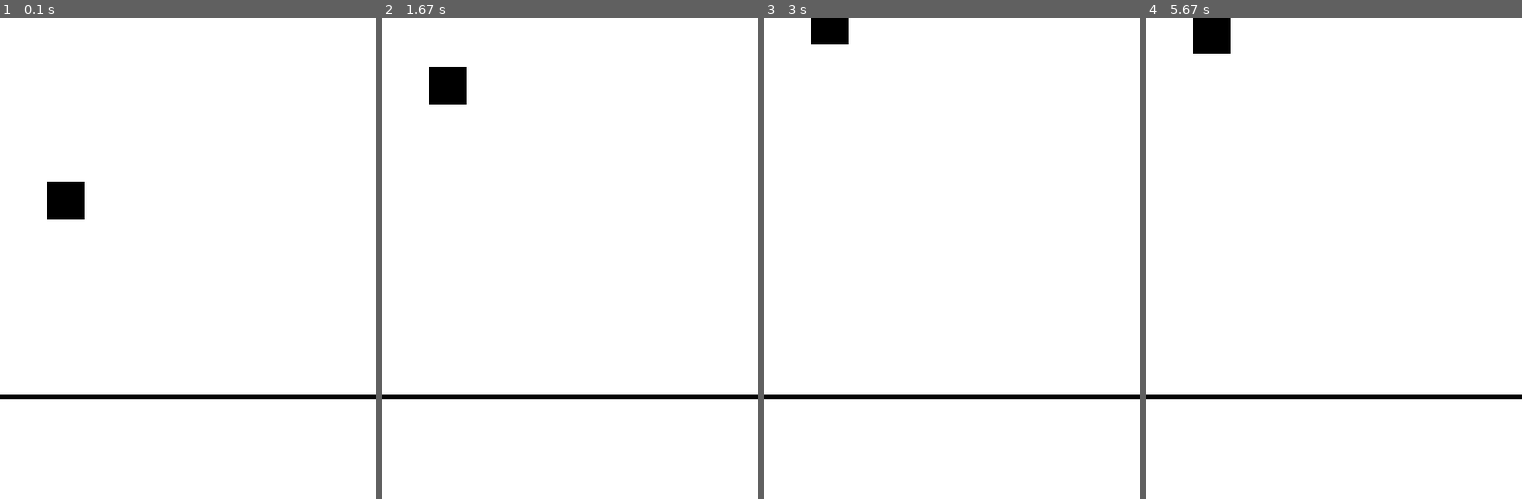
Above: before the commit, frames 1-4 (left to right).
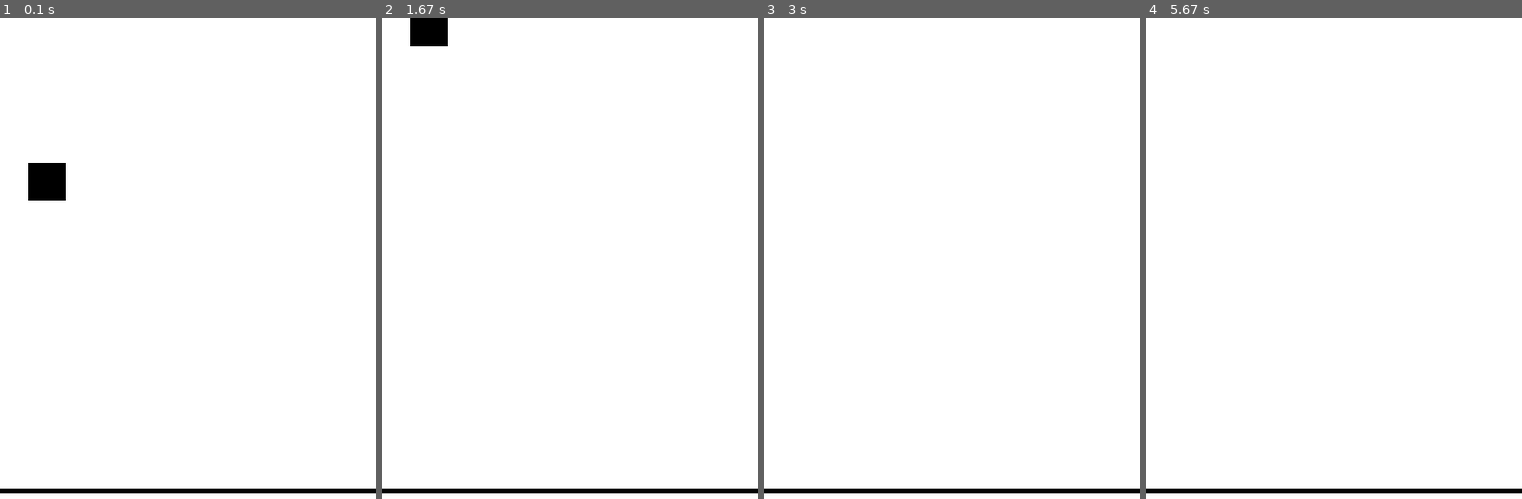
Above: after the commit, the same moments.

Repository: Youtirsin/pygame-samples
Game: pygame game, started from flappy/main.py
Two runs of this game, one before a commit and one after it. Both use one fixed random seed, a clock stepped at 60 frames per second and the inputs below.
Inputs:
- Up to frame 1 (0.1 s): no input
- Up to frame 2 (1.67 s): tap Space at 0.33, 0.73, 1.03, 1.23, 1.57 s
- Up to frame 3 (3 s): tap Space at 1.87, 2.07, 2.37, 2.97 s
- Up to frame 4 (5.67 s): tap Space at 3.27, 3.8, 4.1, 4.87, 5.17 s

The runs differ from the first frame. In frame 1, 3.1% of the frame differs, in the area x 0-100%, y 30-99%; in frame 2, 3.3%, in the area x 0-100%, y 0-99%; in frame 3, 2.5%; in frame 4, 2.7%.

Commit message:
update flappy

Diff:
--- a/flappy/main.py
+++ b/flappy/main.py
@@ -4,7 +4,7 @@
 
 pygame.init()
 
-FPS = 120
+FPS = 60
 WINDOW_SIZE = (400, 600)
 
 window = pygame.display.set_mode(WINDOW_SIZE)
@@ -15,15 +15,17 @@
 def main():
     FPSClock = pygame.time.Clock()
 
-    ground = Ground(WINDOW_SIZE[0])
-    player = Player(ground)
+    ground = Ground()
+    player = Player()
 
-    base_group = pygame.sprite.Group()
-    base_group.add(ground)
-    base_group.add(player)
-    base_group.draw(window)
+    group = pygame.sprite.Group()
 
-    base_group.update()
+    group.add(ground)
+    group.add(player)
+
+    group.draw(window)
+
+    group.update()
     pygame.display.flip()
 
     while 1:
@@ -37,8 +39,16 @@
         # blits
         window.fill((255, 255, 255))
 
-        base_group.draw(window)
-        base_group.update()
+        group.draw(window)
+
+        # gravity work
+        falled = pygame.sprite.spritecollide(ground, group, False)
+        if falled.count(player):
+            player.falling = False
+        else:
+            player.falling = True
+
+        group.update()
         pygame.display.update()
         FPSClock.tick(FPS)
 
--- a/flappy/src/ground.py
+++ b/flappy/src/ground.py
@@ -1,16 +1,9 @@
 import pygame
-
-# ground config
-GROUND_HEIGHT = 400
-GRAVITY = 2
 
 
 class Ground(pygame.sprite.Sprite):
-    def __init__(self, width):
+    def __init__(self):
         pygame.sprite.Sprite.__init__(self)
-        self.image = pygame.Surface((width, 5))
+        self.image = pygame.Surface((400, 5))
         self.image.fill((0, 0, 0))
-        self.rect = self.image.get_rect(y=GROUND_HEIGHT)
-
-        self.ground_height = GROUND_HEIGHT
-        self.gravity = GRAVITY
+        self.rect = self.image.get_rect(y=500)
--- a/flappy/src/player.py
+++ b/flappy/src/player.py
@@ -1,32 +1,28 @@
 import pygame
 
 # player config
-PLAYER_COLOR = (0, 0, 0)
-INIT_POS = (50, 150)
-JUMP_HEIGHT = 72
-JUMP_SPEED = 4
+JUMP_HEIGHT = 80
 
 
 class Player(pygame.sprite.Sprite):
-    def __init__(self, ground):
+    def __init__(self):
         pygame.sprite.Sprite.__init__(self)
-        # super().__init__(self)
         self.image = pygame.Surface((40, 40))
-        self.image.fill(PLAYER_COLOR)
-        self.rect = self.image.get_rect(x = INIT_POS[0], y = INIT_POS[1])
+        self.image.fill((0, 0, 0))
+        self.rect = self.image.get_rect(center = (50, 150))
 
-        self.ground = ground
         self.flappyCap = 0
+        self.falling = True
 
     def update(self):
         # update movement
-        # fall by gravity
-        if self.flappyCap == 0 and self.rect.bottom <= self.ground.ground_height:
-            self.rect.bottom += self.ground.gravity
+        if self.flappyCap <= 0:
+            if self.falling:
+                self.rect.bottom += 4
         # flappy
-        if self.flappyCap != 0:
-            self.rect.bottom -= JUMP_SPEED
-            self.flappyCap -= JUMP_SPEED
+        else:
+            self.rect.bottom -= 8
+            self.flappyCap -= 8
 
     def flappy(self):
         self.flappyCap += JUMP_HEIGHT
